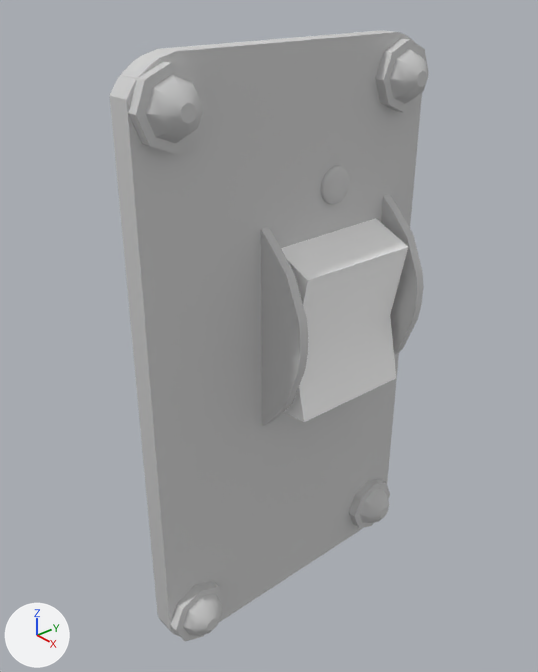
Renders of the Blender file dev/blender/instruments/elt-fg1000.blend from each side of a commit.
One viewpoint serves both versions: a camera (50 mm lens) standing at (-0.3093, 0.2517, 0.153) and looking at (-0.3659, 0.3009, 0.1152). The lights are fixed; the arrows at lower left show +X, +Y and +Z. The first picture is the older version.

Names of what the first picture shows: 'ELTSwitch', 'eltbolts', 'eltlamp', 'eltpanel'.
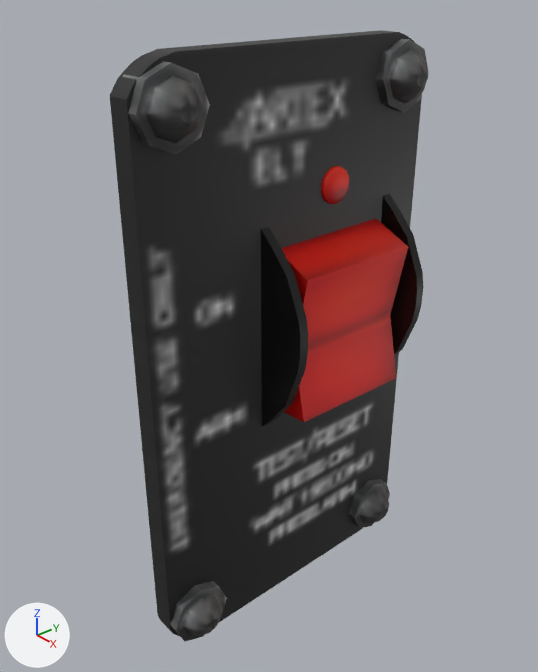
Where the newer file only moved an object's origin or applied its transform, the numbers keep the older frame.

What the commit changed:
Picture 'panel-fg1000.png' (img_panel_fg1000_png) is new.
Material 'elt' (mat_elt) is new.
Its texture is img_panel_fg1000_png.
me_circle_009 has 228 vertices, 224 faces and spans x -0.1588..-0.1534, y 0.7495..0.7869, z 0.6032..0.6685.
me_circle_009 no longer uses material mat_panel_fg1000_002 (light grey #cfcfcf).
me_circle_009 gains material mat_elt (picture img_panel_fg1000_png).
me_toggle1_005 has 240 vertices, 194 faces and spans x -8.68647..-8.68351, y 0.39037..0.39335, z -1.82252..-1.82169.
me_toggle1_005 no longer uses material mat_panel_fg1000_002 (light grey #cfcfcf).
me_toggle1_005 gains material mat_elt (picture img_panel_fg1000_png).
me_panel_mesh_007 has 105 vertices, 83 faces, 3 loose edges and spans x 0.0036..0.0124, y 0.03..0.0969, z -0.259..-0.2207.
me_panel_mesh_007 no longer uses material mat_panel_fg1000_002 (light grey #cfcfcf).
me_panel_mesh_007 gains material mat_elt (picture img_panel_fg1000_png).
me_masterswitch_003 has 10 vertices, 11 faces and spans x -0.0045..0.004, y -0.0074..0.0075, z -0.0145..0.0188.
me_masterswitch_003 no longer uses material mat_metals_plastic_001 (white #ffffff).
me_masterswitch_003 gains material mat_elt (picture img_panel_fg1000_png).

Boxes (x1, y1, x2, y2) around the edits, measured in the pictures (538 x 672 px):
'eltpanel', recoloured (light grey to black): (110, 30, 424, 636) in both
'ELTSwitch', recoloured (white to red): (281, 218, 408, 422) in both
'eltbolts', recoloured: (123, 39, 429, 641) in both
'eltlamp', recoloured (light grey to red): (321, 166, 349, 204) in both
